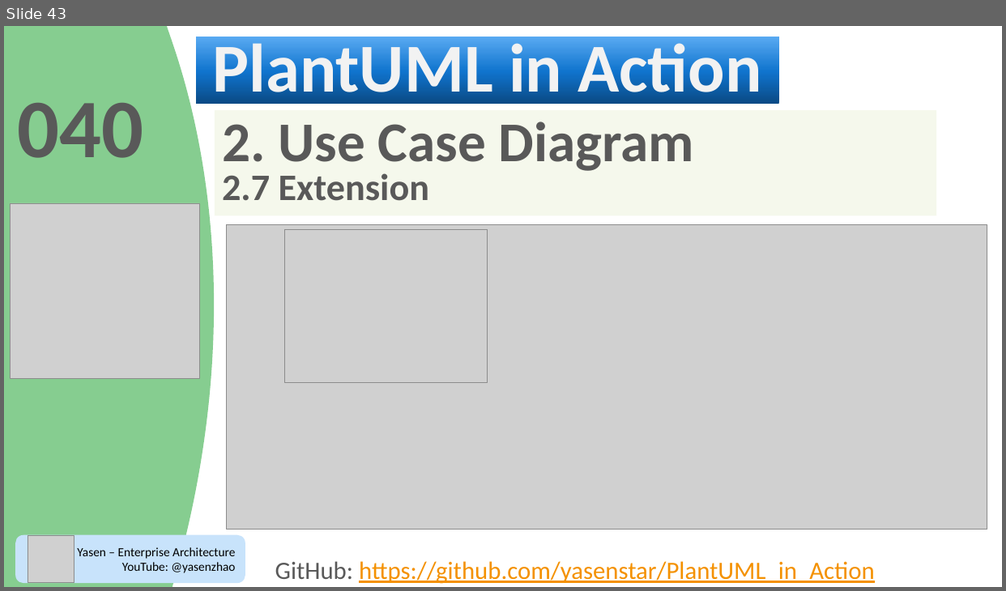
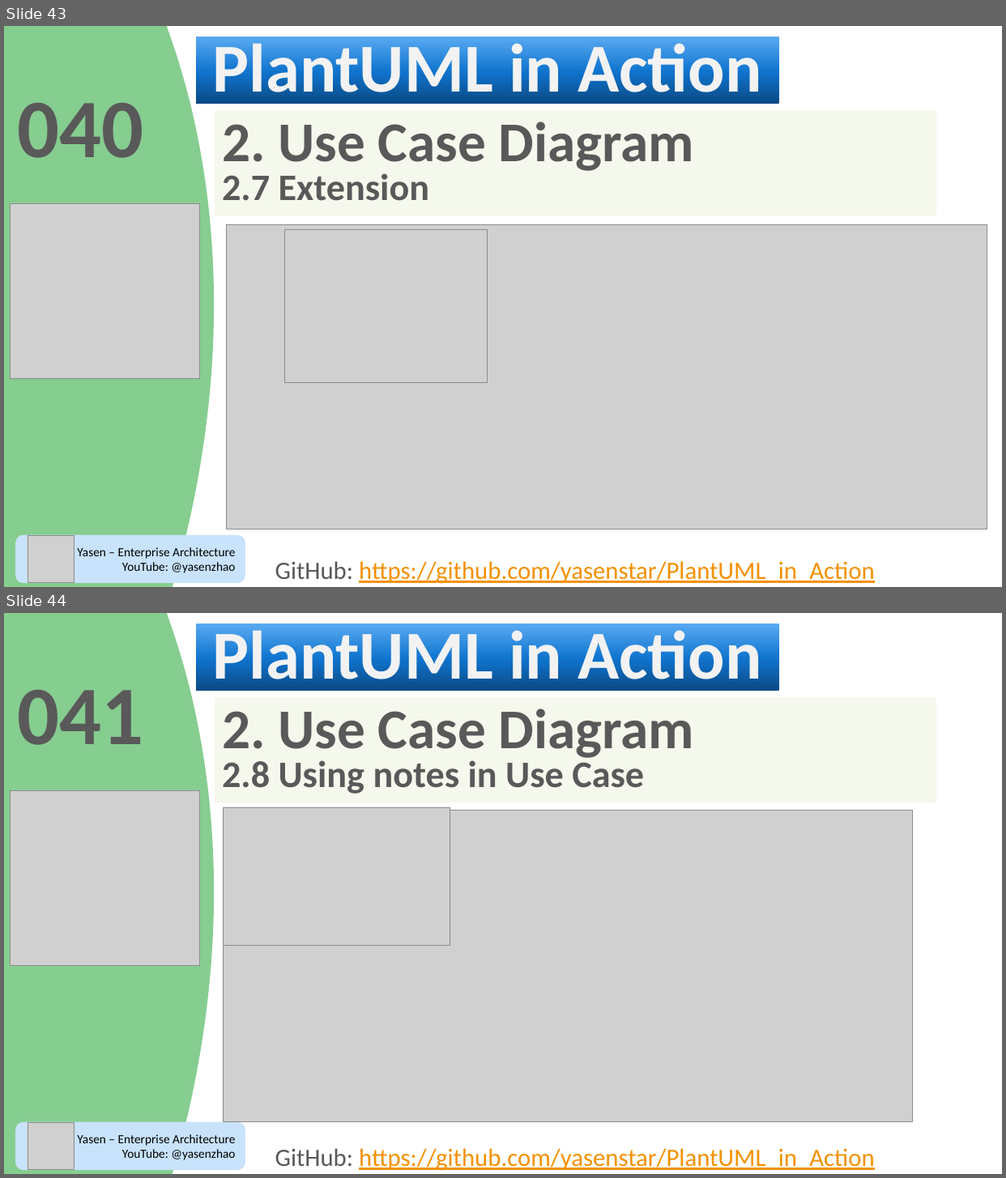
Before and after one commit to yasenstar/PlantUML_in_Action, a slide deck: PlantUML_in_Action.pptx. Shown one above the other, each under a label of ours: slide 43 before the commit, slides 43 and 44 after it. The pictures are 1006x591 and 1006x1178 pixels, drawn with LibreOffice and Linux fonts; fonts in the diff are those of the drawing; grey boxes stand for pictures; background and template pictures are left out; a plain dark background stands for a picture behind light text. Boxes give left, top, right and bottom in pixels: in the first picture for what was removed or moved away, otherwise in the second. Text is boxed around its words. In the diff, an @@ line names an element or a change of style, - is before the commit and + after.

```diff
--- a/PlantUML_in_Action.pptx
+++ b/PlantUML_in_Action.pptx
@@ slide 44 added at (4,613,1002,1174), background picture (left out); not listed: 3 template elements that a slide beside it also shows @@
@@ title added at (197,624,780,691), fill gradient #0A4A85 to #1074CE to #59AAF2, 66 pt, text #F2F2F2, bold @@
+PlantUML in Action
@@ text added at (17,690,143,745), 80 pt, text #595959, bold @@
+041
@@ rectangle added at (215,697,937,803), fill #EDF3DB at 50% opacity, 36 pt, text #595959, bold @@
+2. Use Case Diagram
+2.8 Using notes in Use Case
@@ picture added at (10,790,199,965) @@
@@ picture added at (223,810,913,1122) @@
@@ picture added at (223,808,450,946) @@
@@ rounded rectangle added at (15,1122,245,1170), fill #C8E3FB, 12 pt, text #000000 @@
+Yasen – Enterprise Architecture
+YouTube: @yasenzhao
@@ picture added at (28,1122,74,1170) @@
@@ text added at (275,1148,874,1171), 24 pt, text #F49100, underline @@
+GitHub: https://github.com/yasenstar/PlantUML_in_Action
```
Also in this commit, not shown: 1 other file.
